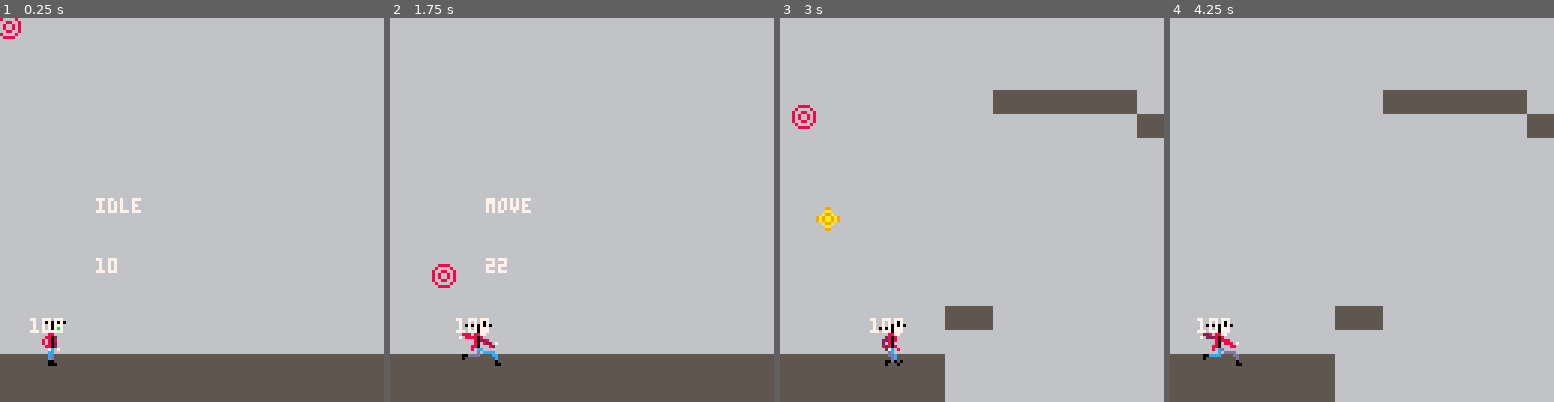
Above: before the commit, frames 1-4 (left to right).
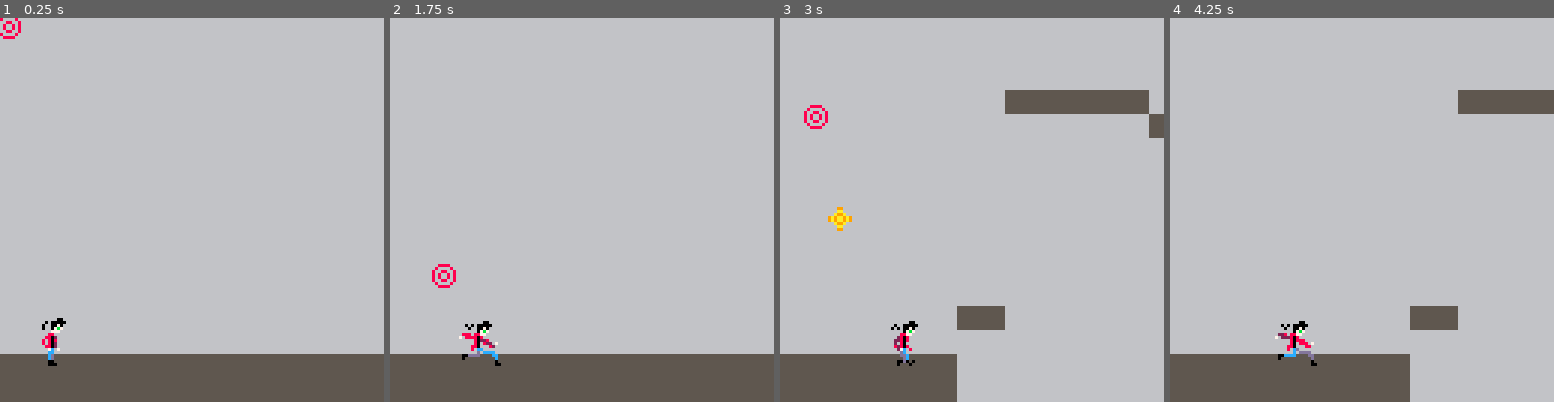
Above: after the commit, the same moments.

Repository: imELVEE/evils-edge
Game: PICO-8 cartridge simple-gravity.p8
The game is run twice, just before and just after one commit, with the same random seed, the same clock (stepped at 60 frames per second) and the same inputs.
Inputs (mouse positions are in pixels of both pictures, inside the frame that each line leads up to):
- Up to frame 1 (0.25 s): no input
- Up to frame 2 (1.75 s): click (670, 121) at 0.67 s; click (436, 267) at 1.22 s; hold Right from 1.6 s (still down)
- Up to frame 3 (3 s): click (887, 114) at 1.77 s; release Right at 2.1 s; hold Up 2.15-2.42 s; click (952, 259) at 2.32 s; hold Right from 2.47 s (still down); click (1014, 106) at 2.87 s
- Up to frame 4 (4.25 s): release Right at 3.03 s; hold Left 3.08-3.58 s; click (1465, 256) at 3.42 s; click (1231, 102) at 3.97 s; hold Right from 4.02 s (still down)

The runs differ from the first frame. In frame 1, 0.5% of the frame differs, in the area x 7-37%, y 46-83%; in frame 2, 0.6%; in frame 3, 2.8%; in frame 4, 7.1%, in the area x 7-100%, y 18-100%.

Commit message:
camera follow

Diff:
--- a/simple-gravity.p8
+++ b/simple-gravity.p8
@@ -25,6 +25,7 @@
 	jump(player)
 	shoot(player)
 
+	camera_follow()
 	restart_check()
 end
 
@@ -35,12 +36,11 @@
 	draw_sprite(player)
 	draw_target()
 	draw_bullets()
-	camera_follow()
-	print(player.state,32,60, 7)
-	print(player.x,32,80,7)
-	if (player.x >= 10) then
-		print(floor,player.x,floor,7)
-	end
+	//print(player.state,32,60, 7)
+	//print(player.x,32,80,7)
+	//if (player.x >= 10) then
+	//	print(floor,player.x,floor,7)
+	//end
 end
 -->8
 // world logic
@@ -70,11 +70,15 @@
 end
 
 function camera_follow()
-	if (player.x > peek2(0x5f28) + 70) then
-		camera(player.x)
-	elseif (player.x < peek2(0x5f28)) then
-		camera(player.x-70)
-	end
+	cam_x = player.x  - 34
+	if (cam_x < 0) then
+		cam_x = 0
+	end
+	if (cam_x > 1024-34) then
+		cam_x = 1024-34
+	end
+
+	camera(cam_x)
 end
 
 function restart_check()
